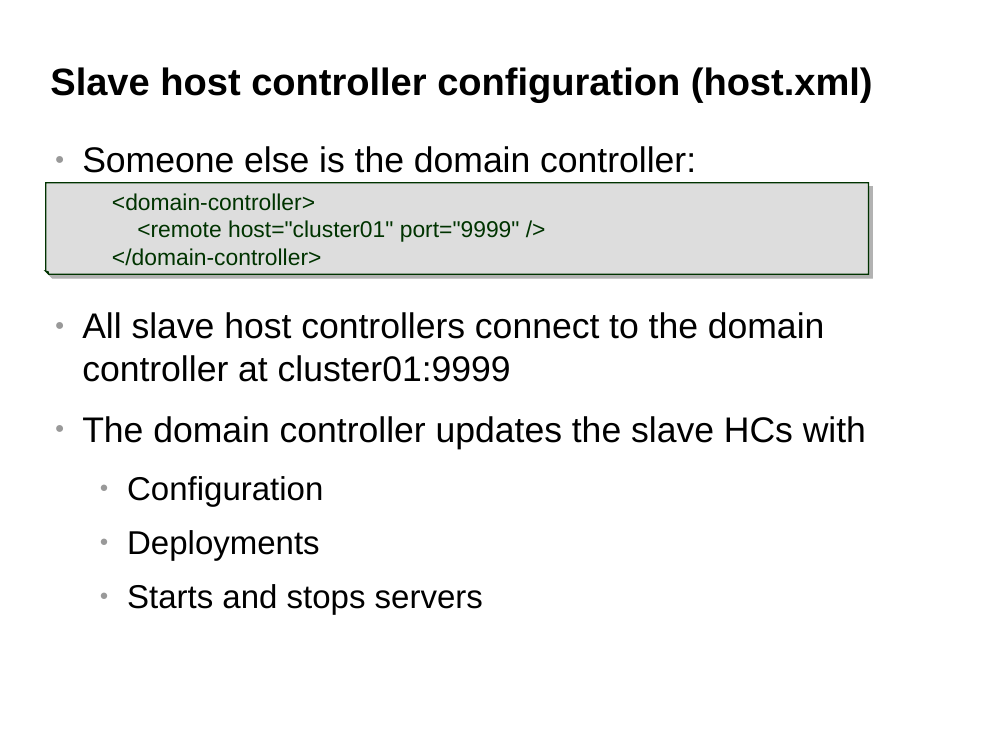
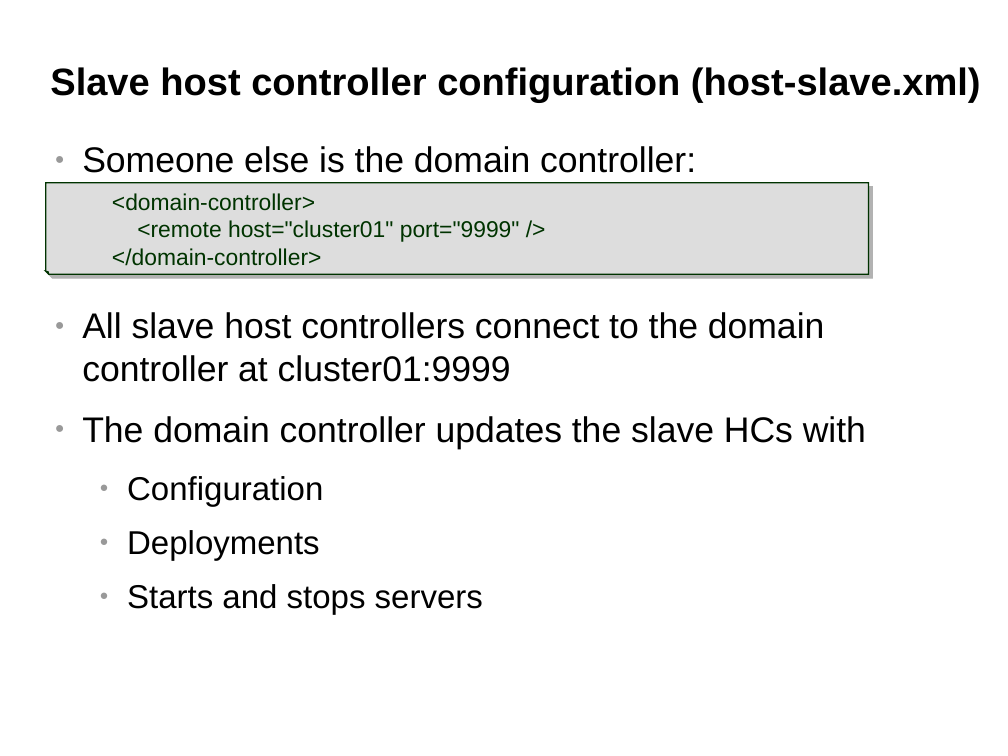
Before and after one commit to belaban/SessionPerf, a slide deck: slide 28 of docs/jbw2012.odp (slide 29 before the commit). Drawn at 1008x756 pixels with LibreOffice and Linux fonts; fonts in the diff are those of the drawing; background and template pictures are left out. Boxes give left, top, right and bottom in pixels: in the first picture for what was removed or moved away, otherwise in the second. Text is boxed around its words. In the diff, an @@ line names an element or a change of style, - is before the commit and + after.

```diff
--- a/docs/jbw2012.odp
+++ b/docs/jbw2012.odp
@@ title at (x1=50, y1=67, x2=981, y2=103): text changed @@
-Slave host controller configuration (host.xml)
+Slave host controller configuration (host-slave.xml)
```
Also in this commit, not shown: 8 other slides changed, 1 slide added, 1 slide removed, 3 other files.
